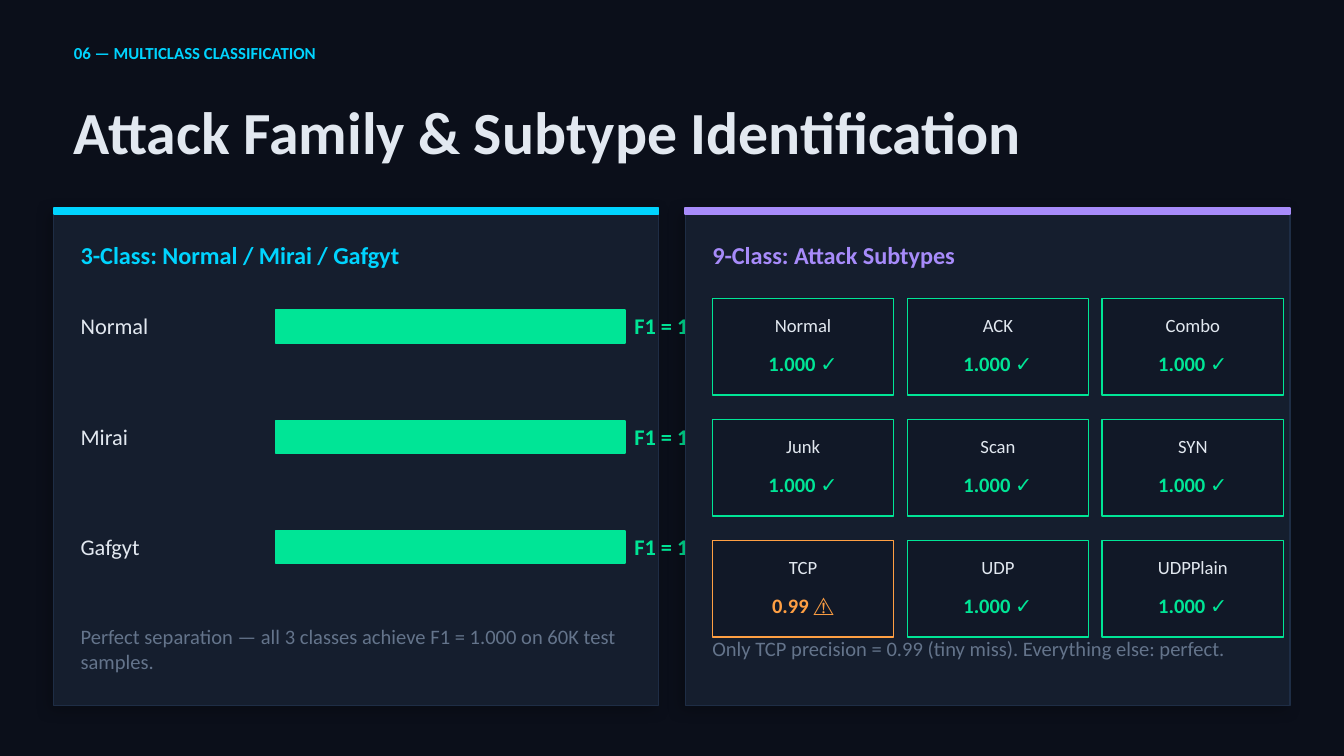
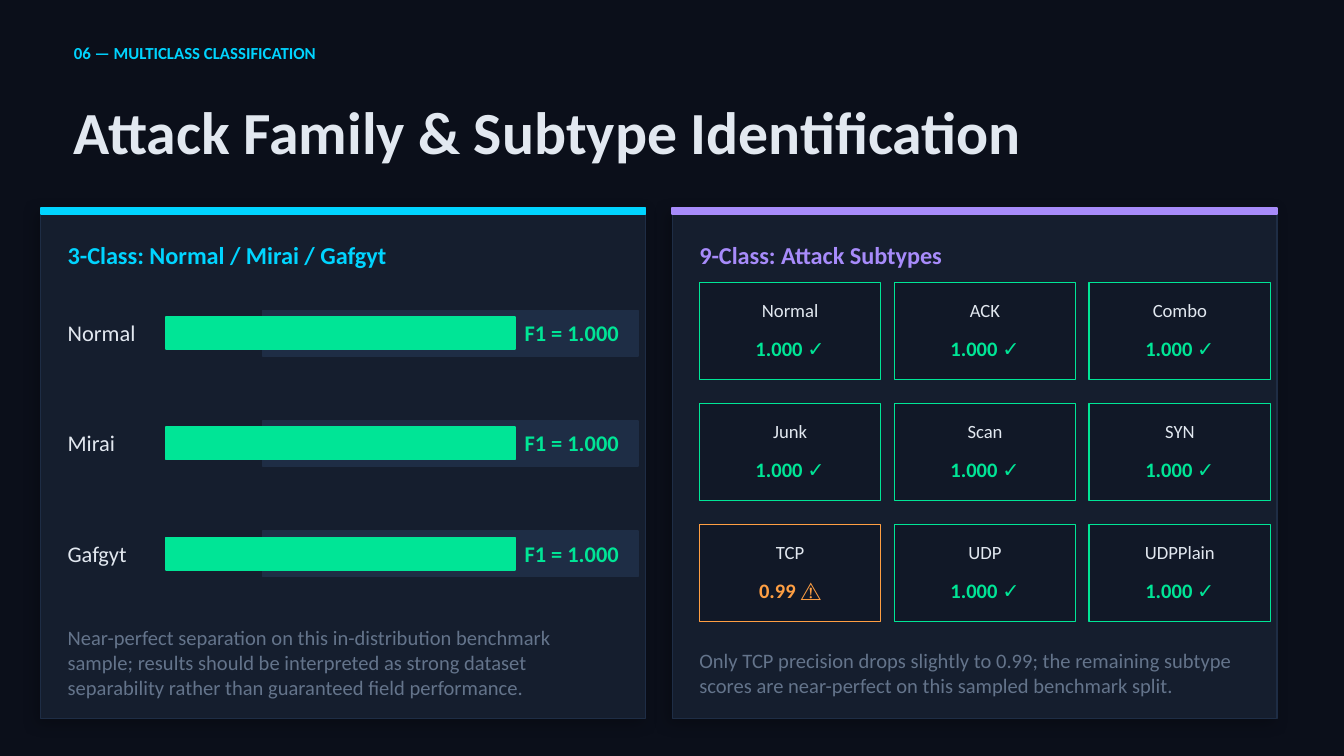
Before and after one commit to JinL2001/IoT_IDS_Full_Pipeline, a slide deck: slide 7 of IoT_IDS_Presentation.pptx. Drawn at 1344x756 pixels with LibreOffice and Linux fonts; fonts in the diff are those of the drawing. Boxes give left, top, right and bottom in pixels: in the first picture for what was removed or moved away, otherwise in the second. Text is boxed around its words. In the diff, an @@ line names an element or a change of style, - is before the commit and + after.

```diff
--- a/IoT_IDS_Presentation.pptx
+++ b/IoT_IDS_Presentation.pptx
@@ rectangle: place and size @@
-rectangle at (54,208,659,706)
+rectangle at (40,208,645,719)
@@ 2 texts, 2 rectangles: place and size @@
-2 texts, 2 rectangles at (54,208,1290,268)
+2 texts, 2 rectangles at (40,208,1277,268)
@@ rectangle: place and size @@
-rectangle at (685,208,1290,706)
+rectangle at (672,208,1277,719)
@@ rectangle added at (262,310,637,356), fill #1E2D45, outline #1E2D45 1 pt @@
@@ 18 texts, 9 rectangles: place and size @@
-18 texts, 9 rectangles at (712,298,1284,637)
+18 texts, 9 rectangles at (699,282,1270,621)
@@ 3 texts, 3 rectangles: place and size @@
-3 texts, 3 rectangles at (276,310,728,563)
+3 texts, 3 rectangles at (165,317,618,570)
@@ rectangle added at (262,421,637,466), fill #1E2D45, outline #1E2D45 1 pt @@
@@ 3 texts: place and size @@
-3 texts at (81,318,149,559)
+3 texts at (68,325,136,566)
@@ rectangle added at (262,531,637,577), fill #1E2D45, outline #1E2D45 1 pt @@
@@ text at (68,631,550,699): text changed @@
-Perfect separation — all 3 classes achieve F1 = 1.000 on 60K test samples.
+Near-perfect separation on this in-distribution benchmark sample; results should be interpreted as strong dataset separability rather than guaranteed field performance.
@@ text at (699,654,1231,696): text changed @@
-Only TCP precision = 0.99 (tiny miss). Everything else: perfect.
+Only TCP precision drops slightly to 0.99; the remaining subtype scores are near-perfect on this sampled benchmark split.
```
Also in this commit, not shown: 8 other slides changed, 5 other files.
